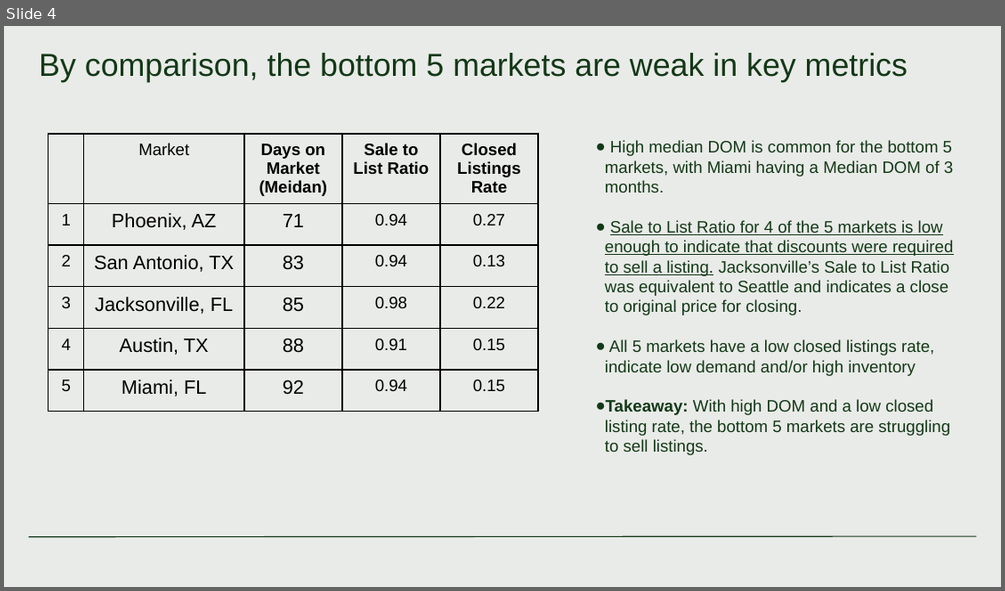
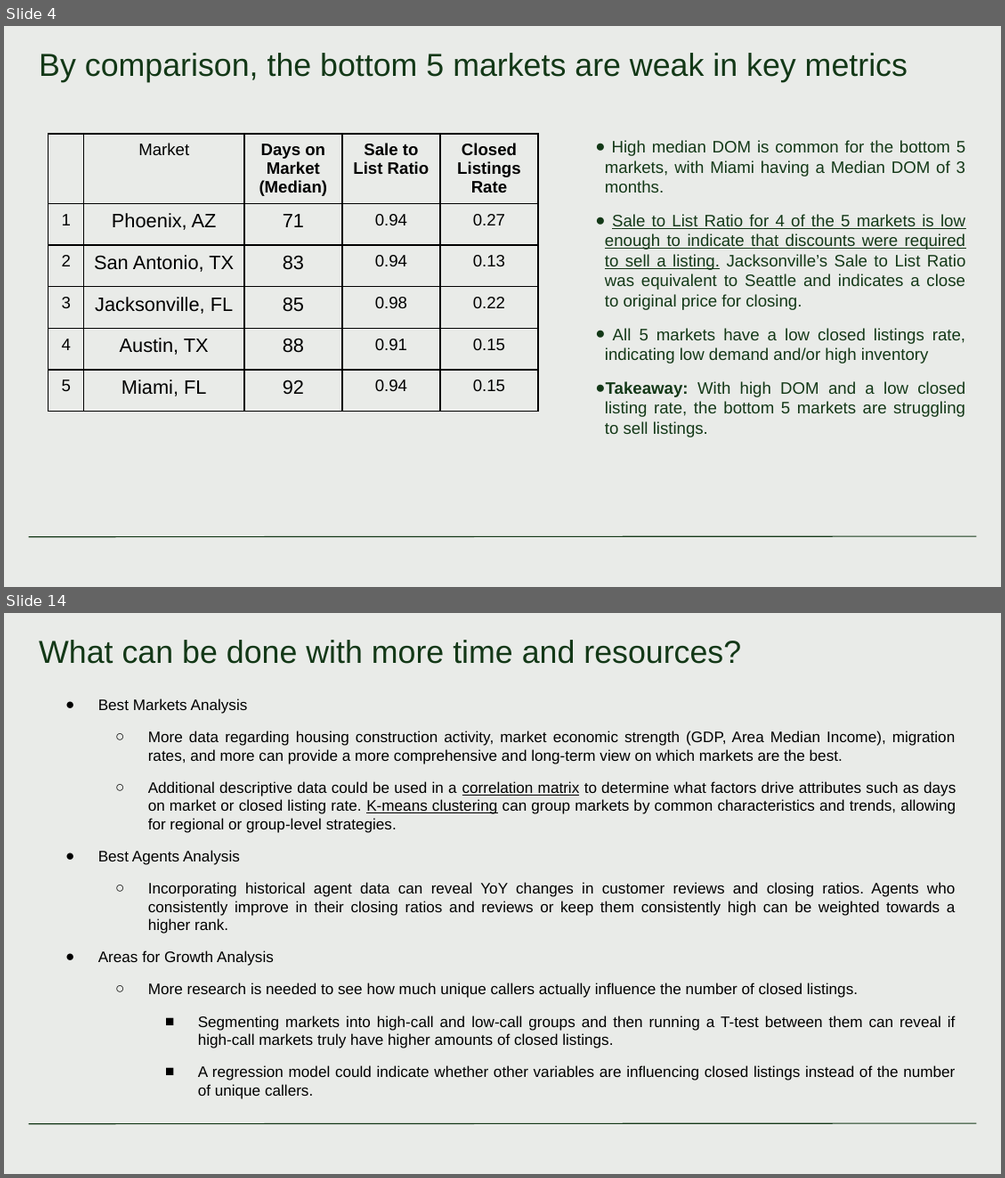
Before and after one commit to Magister774/Clever-Assessment, a slide deck: Smiley Real Estate - Sales Performance Analysis.pptx. Shown one above the other, each under a label of ours: slide 4 before the commit, slides 4 and 14 after it; the slides between them are not shown. The pictures are 1005x591 and 1005x1178 pixels, drawn with LibreOffice and Linux fonts; fonts in the diff are those of the drawing. Boxes give left, top, right and bottom in pixels: in the first picture for what was removed or moved away, otherwise in the second. Text is boxed around its words. In the diff, an @@ line names an element or a change of style, - is before the commit and + after.

```diff
--- a/Smiley Real Estate - Sales Performance Analysis.pptx
+++ b/Smiley Real Estate - Sales Performance Analysis.pptx
@@ slide 14 added at <box>4,613,1001,1174</box>, background #E9EBE8; not listed: 1 template element that a slide beside it also shows @@
@@ title added at <box>39,640,741,664</box>, 23 pt, text #133817 @@
+What can be done with more time and resources?
@@ text added at <box>98,698,955,1099</box>, 11 pt, text #000000 @@
+● Best Markets Analysis
+  ○ More data regarding housing construction activity, market economic strength (GDP, Area Median Income), migration rates, and more can provide a more comprehensive and long-term view on which markets are the best.
+  ○ Additional descriptive data could be used in a correlation matrix to determine what factors drive attributes such as days on market or closed listing rate. K-means clustering can group markets by common characteristics and trends, allowing for regional or group-level strategies.
+● Best Agents Analysis
+  ○ Incorporating historical agent data can reveal YoY changes in customer reviews and closing ratios. Agents who consistently improve in their closing ratios and reviews or keep them consistently high can be weighted towards a higher rank.
+● Areas for Growth Analysis
+  ○ More research is needed to see how much unique callers actually influence the number of closed listings.
+    ■ Segmenting markets into high-call and low-call groups and then running a T-test between them can reveal if high-call markets truly have higher amounts of closed listings.
+    ■ A regression model could indicate whether other variables are influencing closed listings instead of the number of unique callers.
@@ slide 4 changed as well @@
@@ table at <box>48,134,537,460</box> @@
-row 1, column 3: Days on Market (Meidan)
+row 1, column 3: Days on Market (Median)
@@ text at <box>605,140,966,437</box>: alignment left to justified; more space between paragraphs @@
@@ text at <box>605,328,965,363</box>: text changed @@
-● All 5 markets have a low closed listings rate, indicate low demand and/or high inventory
+● All 5 markets have a low closed listings rate, indicating low demand and/or high inventory
```
Also in this commit, not shown: 4 other slides changed, 14 other slides added.
